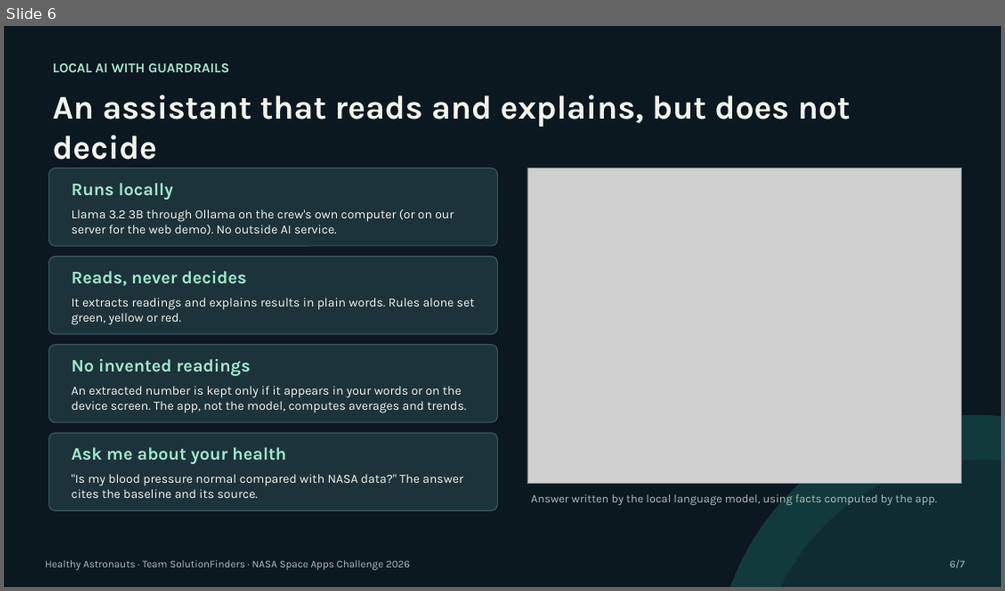
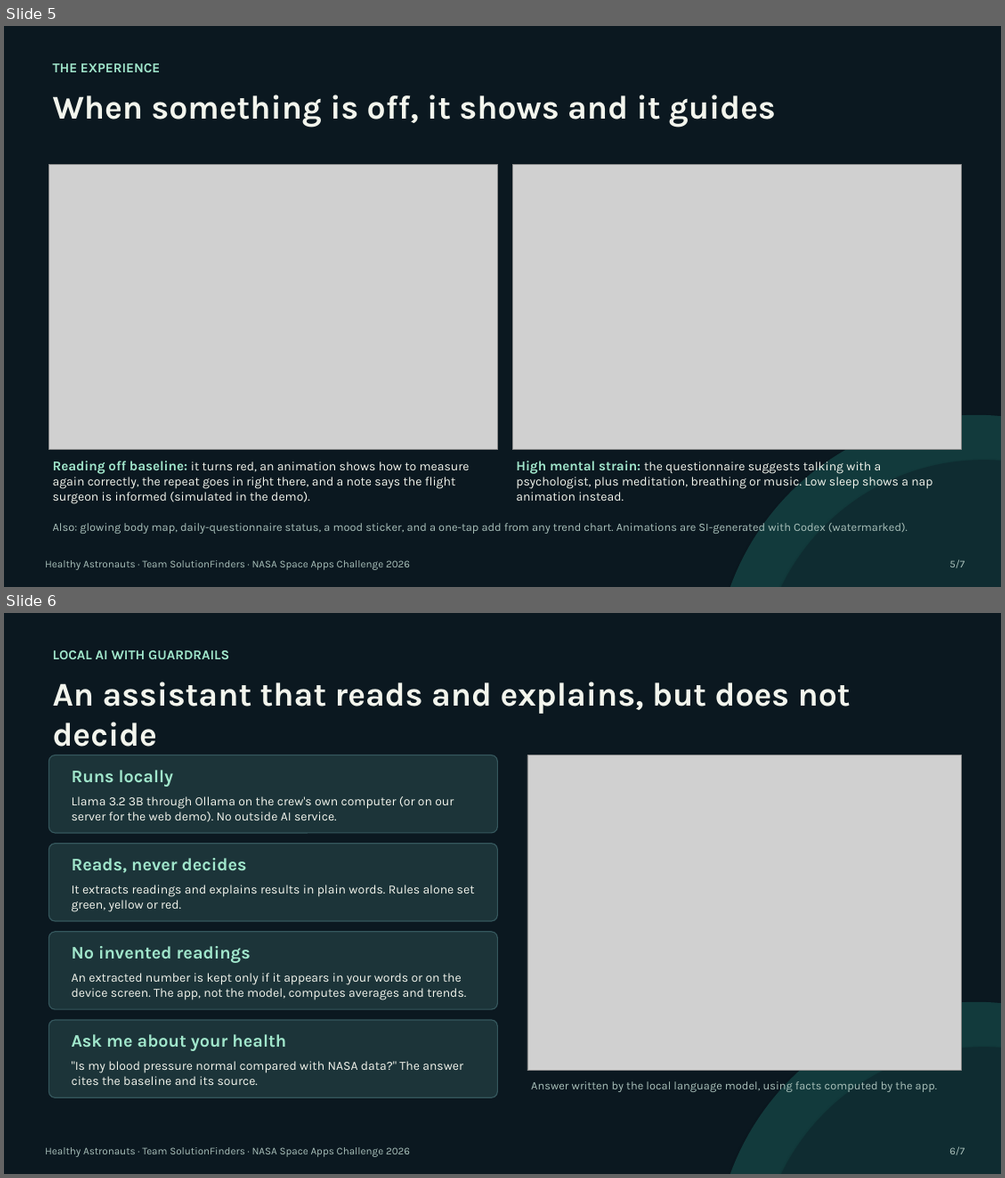
Before and after one commit to MohammadPourshahabadi/NasaHackaton, a slide deck: presentation/Aboard-Demo.pptx. Shown one above the other, each under a label of ours: slide 6 before the commit, slides 5 and 6 after it. The pictures are 1005x591 and 1005x1178 pixels, drawn with LibreOffice and Linux fonts; fonts in the diff are those of the drawing; grey boxes stand for pictures. Boxes give left, top, right and bottom in pixels: in the first picture for what was removed or moved away, otherwise in the second. Text is boxed around its words. In the diff, an @@ line names an element or a change of style, - is before the commit and + after.

```diff
--- a/presentation/Aboard-Demo.pptx
+++ b/presentation/Aboard-Demo.pptx
@@ slide 5 added at [4,26,1001,587], background #0B1820 @@
@@ text added at [53,63,160,72], 13 pt, text #A1E7CC, bold @@
+THE EXPERIENCE
@@ text added at [53,95,776,127], 32 pt, text #F3F5ED, bold @@
+When something is off, it shows and it guides
@@ picture added at [48,164,498,450] @@
@@ picture added at [512,164,961,450] @@
@@ ellipse added at [714,415,1001,587], fill #123A3C @@
@@ text added at [53,460,469,504], 12 pt, text #F3F5ED @@
+Reading off baseline: it turns red, an animation shows how to measure again correctly, the repeat goes in right there, and a note says the flight surgeon is informed (simulated in the demo).
@@ text added at [516,460,932,500], 12 pt, text #F3F5ED @@
+High mental strain: the questionnaire suggests talking with a psychologist, plus meditation, breathing or music. Low sleep shows a nap animation instead.
@@ ellipse added at [760,459,1001,587], fill #0F2C31 @@
@@ text added at [53,523,907,533], 11 pt, text #A9C0BA @@
+Also: glowing body map, daily-questionnaire status, a mood sticker, and a one-tap add from any trend chart. Animations are SI-generated with Codex (watermarked).
@@ text added at [949,559,964,568], 10 pt, text #A9C0BA @@
+5/7
@@ text added at [45,560,410,570], 10 pt, text #A9C0BA @@
+Healthy Astronauts · Team SolutionFinders · NASA Space Apps Challenge 2026
```
Also in this commit, not shown: 4 slides changed, 1 slide removed, 10 other files.
